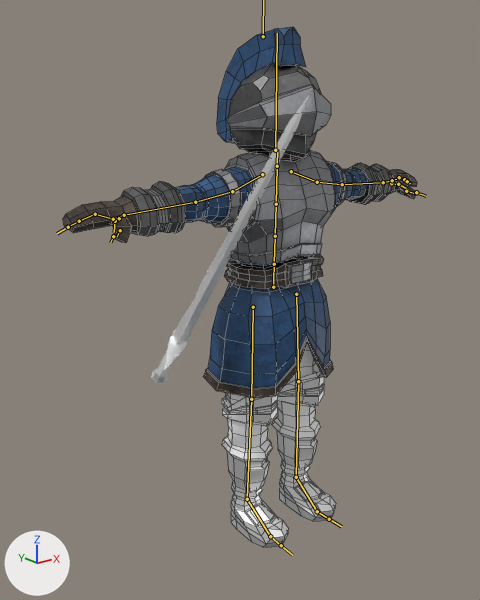
One commit to the FBX model BigGame/Assets/Character_Assets/Knight.fbx: the scene before it, then after it.
One viewpoint serves both versions: a 50 mm lens placed at (-0.565, -0.635, 0.589), pointed at (-0.068, -0.013, 0.34). Lighting does not change. The marker at lower left points along +X, +Y and +Z. The bones that bend it are drawn over the model as lines. Mesh edges are drawn as thin lines on the coarser meshes.

Objects in the first picture: "Knight's_Sword", 'Knight_Animations'.
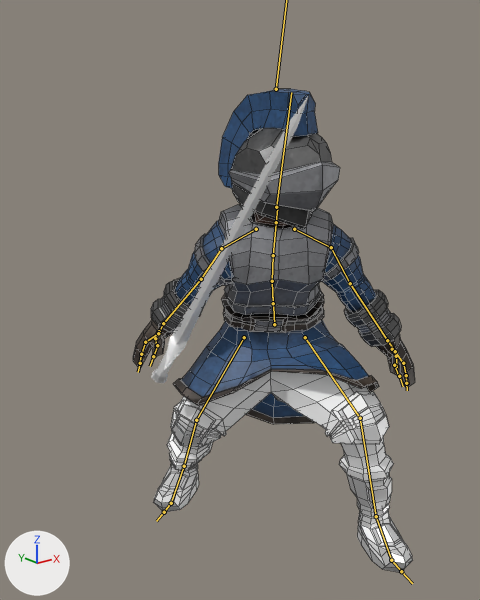
The newer file adds an action. The first version stands in its rest pose; the second is drawn at frame 55 of the action 'Knight_Idle2'.

Changed parts and their boxes (x1, y1, x2, y2) in the pictures (480 x 600 px):
'Knight_Animations', posed (20% narrower, 7% shorter)
    before: (63, 27, 417, 547)
    after: (133, 89, 415, 573)
bone 'mixamorig:Hips', root to tip
    before: (273, 287) to (274, 257)
    after: (274, 324) to (273, 297)
bone 'mixamorig:Spine', root to tip
    before: (274, 264) to (275, 236)
    after: (273, 303) to (272, 281)
bone 'mixamorig:Spine1', root to tip
    before: (275, 236) to (276, 204)
    after: (272, 281) to (273, 255)
bone 'mixamorig:Spine2', root to tip
    before: (276, 204) to (277, 167)
    after: (273, 255) to (276, 223)
bone 'mixamorig:Neck', root to tip
    before: (277, 166) to (277, 149)
    after: (276, 222) to (277, 208)
bone 'mixamorig:Head', root to tip
    before: (275, 150) to (277, 33)
    after: (276, 207) to (291, 92)
bone 'mixamorig:LeftShoulder', root to tip
    before: (291, 171) to (317, 182)
    after: (294, 229) to (331, 247)
bone 'mixamorig:LeftArm', root to tip
    before: (317, 182) to (342, 184)
    after: (331, 247) to (350, 283)
bone 'mixamorig:LeftHand', root to tip
    before: (383, 182) to (390, 181)
    after: (387, 340) to (394, 349)
bone 'mixamorig:LeftHandIndex1', root to tip
    before: (392, 180) to (399, 178)
    after: (395, 351) to (403, 363)
bone 'mixamorig:RightShoulder', root to tip
    before: (262, 174) to (232, 191)
    after: (256, 229) to (221, 248)
bone 'mixamorig:RightArm', root to tip
    before: (232, 191) to (195, 202)
    after: (221, 248) to (201, 279)
bone 'mixamorig:RightHand', root to tip
    before: (124, 215) to (114, 218)
    after: (163, 323) to (158, 333)
bone 'mixamorig:LeftUpLeg', root to tip
    before: (296, 294) to (298, 381)
    after: (305, 337) to (360, 418)
bone 'mixamorig:LeftLeg', root to tip
    before: (298, 381) to (296, 477)
    after: (360, 418) to (376, 516)
bone 'mixamorig:LeftFoot', root to tip
    before: (296, 477) to (317, 511)
    after: (376, 516) to (391, 560)
bone 'mixamorig:RightUpLeg', root to tip
    before: (253, 307) to (251, 399)
    after: (244, 337) to (196, 420)
bone 'mixamorig:RightLeg', root to tip
    before: (251, 399) to (247, 499)
    after: (196, 420) to (184, 466)
bone 'mixamorig:RightFoot', root to tip
    before: (247, 499) to (270, 536)
    after: (184, 466) to (171, 503)

What the commit changed:
Bone 'mixamorig:Hips' (bone_mixamorig_hips) moves from (0.0, 0.0, 0.0) to (0.003, -0.054, 0.0).
Bone 'mixamorig:Hips' (bone_mixamorig_hips) turns from (0, 0, 0) to (5, -50, 4) degrees about its own x, y and z.
Bone 'mixamorig:Spine' (bone_mixamorig_spine) turns from (0, 0, 0) to (11, 3, -1) degrees about its own x, y and z.
Bone 'mixamorig:Spine1' (bone_mixamorig_spine1) turns from (0, 0, 0) to (6, 6, -4) degrees about its own x, y and z.
Bone 'mixamorig:Spine2' (bone_mixamorig_spine2) turns from (0, 0, 0) to (-6, 6, -4) degrees about its own x, y and z.
Bone 'mixamorig:Neck' (bone_mixamorig_neck) turns from (0, 0, 0) to (3, 9, 0) degrees about its own x, y and z.
Bone 'mixamorig:Head' (bone_mixamorig_head) turns from (0, 0, 0) to (-7, 23, -6) degrees about its own x, y and z.
Bone 'mixamorig:LeftShoulder' (bone_mixamorig_leftshoulder) turns from (0, 0, 0) to (2, 4, 16) degrees about its own x, y and z.
Bone 'mixamorig:LeftArm' (bone_mixamorig_leftarm) turns from (0, 0, 0) to (49, -21, -7) degrees about its own x, y and z.
Bone 'mixamorig:LeftHand' (bone_mixamorig_lefthand) turns from (0, 0, 0) to (7, -2, -4) degrees about its own x, y and z.
Bone 'mixamorig:LeftHandIndex1' (bone_mixamorig_lefthandindex1) turns from (0, 0, 0) to (0, -1, 18) degrees about its own x, y and z.
Bone 'mixamorig:RightShoulder' (bone_mixamorig_rightshoulder) turns from (0, 0, 0) to (0, -4, -25) degrees about its own x, y and z.
Bone 'mixamorig:RightArm' (bone_mixamorig_rightarm) turns from (0, 0, 0) to (56, 3, 37) degrees about its own x, y and z.
Bone 'mixamorig:RightHand' (bone_mixamorig_righthand) turns from (0, 0, 0) to (5, 3, -20) degrees about its own x, y and z.
Bone 'mixamorig:LeftUpLeg' (bone_mixamorig_leftupleg) turns from (0, 0, 0) to (46, -42, 8) degrees about its own x, y and z.
Bone 'mixamorig:LeftLeg' (bone_mixamorig_leftleg) turns from (0, 0, 0) to (-44, 0, 0) degrees about its own x, y and z.
Bone 'mixamorig:LeftFoot' (bone_mixamorig_leftfoot) turns from (0, 0, 0) to (-2, -3, -16) degrees about its own x, y and z.
Bone 'mixamorig:RightUpLeg' (bone_mixamorig_rightupleg) turns from (0, 0, 0) to (31, 11, -24) degrees about its own x, y and z.
Bone 'mixamorig:RightLeg' (bone_mixamorig_rightleg) turns from (0, 0, 0) to (-55, 0, 0) degrees about its own x, y and z.
Bone 'mixamorig:RightFoot' (bone_mixamorig_rightfoot) turns from (0, 0, 0) to (30, 11, 19) degrees about its own x, y and z.
